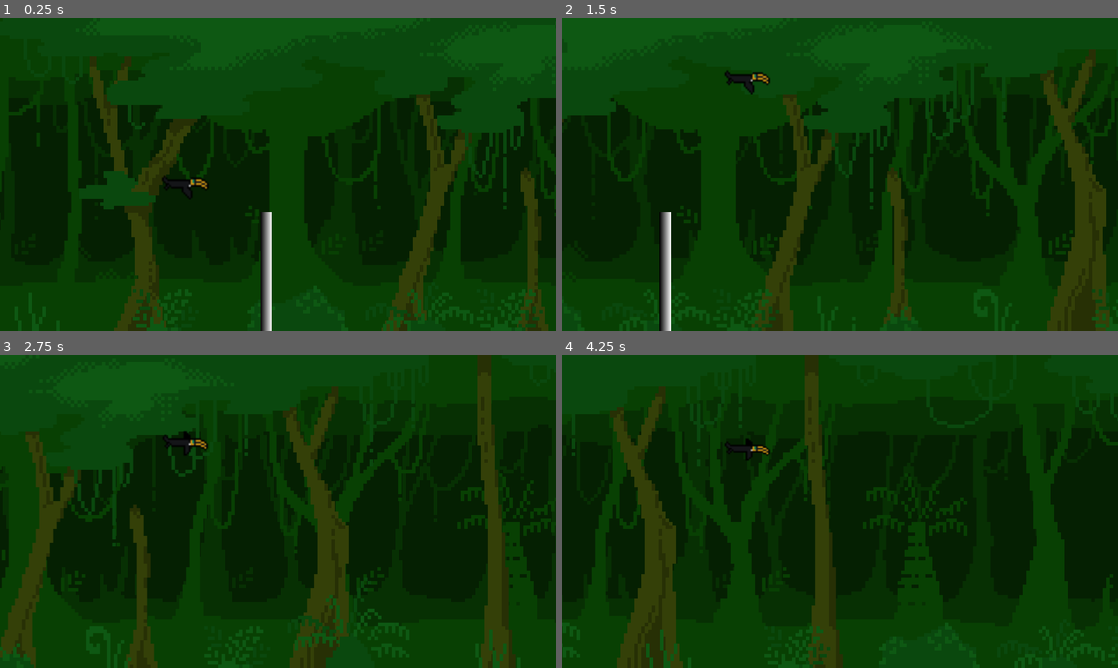
Above: before the commit, frames 1-4 (two rows, left to right).
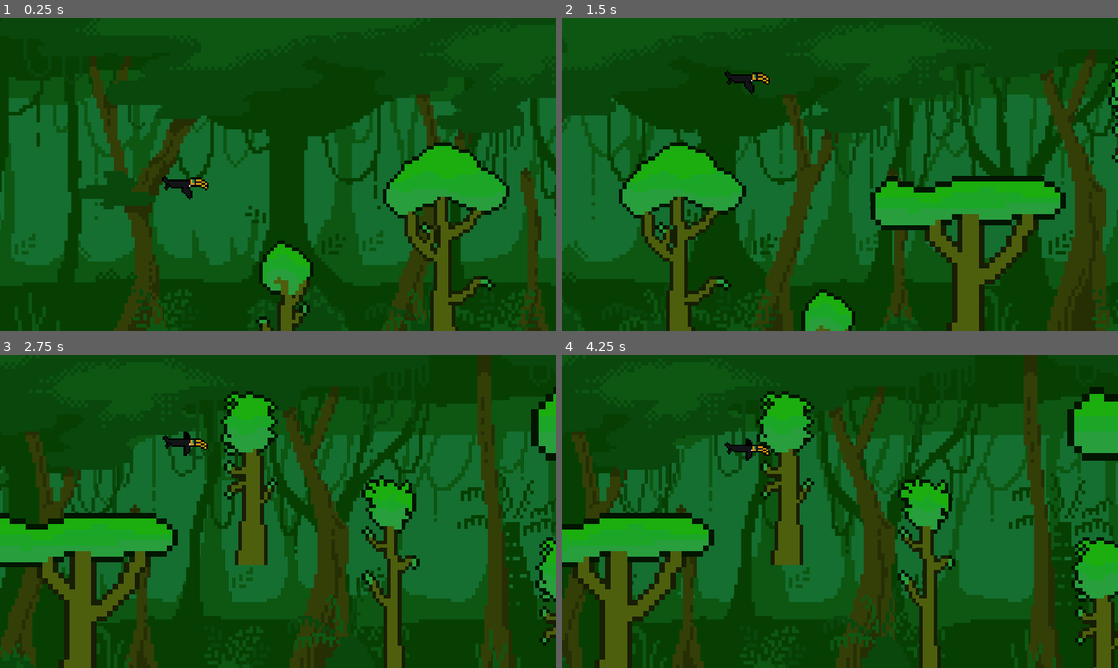
Above: after the commit, the same moments.

Repository: FaunaPolaris/birdGameJam
Game: Godot game, scene res://scenes/world.tscn
Same seed, same stepped clock (60 frames per second), same inputs: the game is played once before the commit and once after it.
Inputs:
- Up to frame 1 (0.25 s): no input
- Up to frame 2 (1.5 s): hold Up (ui_up) 0.53-1.28 s; hold Down (ui_down) from 1.28 s (still down)
- Up to frame 3 (2.75 s): release Down (ui_down) at 2.03 s; hold Up (ui_up) from 2.03 s (still down)
- Up to frame 4 (4.25 s): release Up (ui_up) at 3.53 s; hold Down (ui_down) from 3.53 s (still down)

The runs differ from the first frame. In frame 1, 44% of the frame differs, in the area x 0-100%, y 16-100%; in frame 2, 43%; in frame 3, 45%; in frame 4, 66%, in the area x 0-100%, y 0-100%.

Commit message:
+ AnimatedSprite2D in player

Diff:
--- a/project.godot
+++ b/project.godot
@@ -25,3 +25,4 @@
 
 renderer/rendering_method="gl_compatibility"
 renderer/rendering_method.mobile="gl_compatibility"
+viewport/hdr_2d=true
--- /dev/null
+++ b/scenes/Tree_medium.tscn
@@ -0,0 +1,22 @@
+[gd_scene load_steps=3 format=3 uid="uid://dweqg0vildqbp"]
+
+[ext_resource type="Texture2D" uid="uid://d184nyh4nb8ov" path="res://assets/trees/arvore 48px.png" id="1_fptpw"]
+
+[sub_resource type="CapsuleShape2D" id="CapsuleShape2D_8olss"]
+radius = 80.0
+height = 208.0
+
+[node name="Node2D" type="Node2D"]
+
+[node name="Area" type="Area2D" parent="."]
+
+[node name="Sprite2D" type="Sprite2D" parent="Area"]
+z_index = -1
+texture_filter = 1
+position = Vector2(9.09495e-13, 784)
+scale = Vector2(12.5, 12.5)
+texture = ExtResource("1_fptpw")
+
+[node name="CollisionShape2D" type="CollisionShape2D" parent="Area"]
+position = Vector2(0, 600)
+shape = SubResource("CapsuleShape2D_8olss")
--- a/scenes/obstacleTest.tscn
+++ b/scenes/obstacleTest.tscn
@@ -1,21 +1,42 @@
-[gd_scene load_steps=4 format=3 uid="uid://dweqg0vildqbp"]
+[gd_scene load_steps=6 format=3 uid="uid://bj7xnlqq8g02d"]
 
-[sub_resource type="RectangleShape2D" id="RectangleShape2D_75opv"]
-size = Vector2(40, 550)
-
-[sub_resource type="Gradient" id="Gradient_mveuh"]
-
-[sub_resource type="GradientTexture1D" id="GradientTexture1D_kie8v"]
-gradient = SubResource("Gradient_mveuh")
+[ext_resource type="PackedScene" uid="uid://dweqg0vildqbp" path="res://scenes/Tree_medium.tscn" id="1_ktmu7"]
+[ext_resource type="PackedScene" uid="uid://20tdqfuhuwpo" path="res://scenes/tree_short.tscn" id="2_yc16e"]
+[ext_resource type="PackedScene" uid="uid://d2yyhsddvbdhx" path="res://scenes/tree_broccoli.tscn" id="3_hopdp"]
+[ext_resource type="PackedScene" uid="uid://cwcjyrbb0ifll" path="res://scenes/tree_large.tscn" id="4_mue6k"]
+[ext_resource type="PackedScene" uid="uid://b0q6ja517rcu3" path="res://scenes/tree_tall.tscn" id="5_ghx33"]
 
 [node name="Node2D" type="Node2D"]
+position = Vector2(576, 0)
 
-[node name="Area" type="Area2D" parent="."]
+[node name="mid" parent="." instance=ExtResource("1_ktmu7")]
+position = Vector2(2312, -488)
 
-[node name="CollisionShape2D" type="CollisionShape2D" parent="Area"]
-position = Vector2(8, 810)
-shape = SubResource("RectangleShape2D_75opv")
+[node name="mid2" parent="." instance=ExtResource("1_ktmu7")]
+position = Vector2(3400, 16)
 
-[node name="Sprite2D" type="Sprite2D" parent="Area/CollisionShape2D"]
-scale = Vector2(0.15625, 536)
-texture = SubResource("GradientTexture1D_kie8v")
+[node name="short" parent="." instance=ExtResource("2_yc16e")]
+position = Vector2(184, 80)
+
+[node name="short3" parent="." instance=ExtResource("2_yc16e")]
+position = Vector2(5072, 72)
+
+[node name="short2" parent="." instance=ExtResource("2_yc16e")]
+position = Vector2(1240, 248)
+
+[node name="broccoli" parent="." instance=ExtResource("3_hopdp")]
+position = Vector2(736, 0)
+
+[node name="broccoli2" parent="." instance=ExtResource("3_hopdp")]
+position = Vector2(4536, 8)
+
+[node name="large" parent="." instance=ExtResource("4_mue6k")]
+position = Vector2(1728, -440)
+scale = Vector2(1.5, 1.5)
+
+[node name="large2" parent="." instance=ExtResource("4_mue6k")]
+position = Vector2(3744, -1184)
+scale = Vector2(2.04, 2.04)
+
+[node name="Node2D" parent="." instance=ExtResource("5_ghx33")]
+position = Vector2(2800, 0)
--- a/scenes/player.tscn
+++ b/scenes/player.tscn
@@ -1,6 +1,9 @@
-[gd_scene load_steps=6 format=3 uid="uid://b1lhjk031rhsr"]
+[gd_scene load_steps=15 format=3 uid="uid://b1lhjk031rhsr"]
 
 [ext_resource type="Texture2D" uid="uid://lx24nyyfhq3n" path="res://assets/tucano.png" id="1_y82w8"]
+[ext_resource type="Script" path="res://scripts/player.gd" id="1_yte1r"]
+[ext_resource type="Shape2D" uid="uid://b1ilm2qme1l4v" path="res://scenes/player_shape.tres" id="2_3gjng"]
+[ext_resource type="Texture2D" uid="uid://bsgaehyi2s5ir" path="res://assets/tucano_idle.png" id="4_drjx0"]
 
 [sub_resource type="Animation" id="Animation_q2b5w"]
 length = 0.45
@@ -28,6 +31,18 @@
 "transitions": PackedFloat32Array(1),
 "update": 0,
 "values": [Vector2(1, 1)]
+}
+tracks/2/type = "value"
+tracks/2/imported = false
+tracks/2/enabled = true
+tracks/2/path = NodePath("Sprite2D:texture")
+tracks/2/interp = 1
+tracks/2/loop_wrap = true
+tracks/2/keys = {
+"times": PackedFloat32Array(0),
+"transitions": PackedFloat32Array(1),
+"update": 1,
+"values": [ExtResource("1_y82w8")]
 }
 
 [sub_resource type="Animation" id="Animation_hiayk"]
@@ -59,19 +74,81 @@
 "values": [Vector2(1, 1), Vector2(1, 0.9), Vector2(1, 1.1), Vector2(1.1, 1), Vector2(1, 1.1)]
 }
 
+[sub_resource type="Animation" id="Animation_ofpsv"]
+resource_name = "idle"
+tracks/0/type = "value"
+tracks/0/imported = false
+tracks/0/enabled = true
+tracks/0/path = NodePath("Sprite2D:texture")
+tracks/0/interp = 1
+tracks/0/loop_wrap = true
+tracks/0/keys = {
+"times": PackedFloat32Array(0),
+"transitions": PackedFloat32Array(1),
+"update": 1,
+"values": [ExtResource("1_y82w8")]
+}
+
 [sub_resource type="AnimationLibrary" id="AnimationLibrary_2gbmf"]
 _data = {
 "RESET": SubResource("Animation_q2b5w"),
-"flying": SubResource("Animation_hiayk")
+"flying": SubResource("Animation_hiayk"),
+"idle": SubResource("Animation_ofpsv")
 }
 
-[sub_resource type="CapsuleShape2D" id="CapsuleShape2D_kdch8"]
-radius = 2.5
-height = 22.0
+[sub_resource type="AtlasTexture" id="AtlasTexture_sqttu"]
+atlas = ExtResource("1_y82w8")
+region = Rect2(0, 0, 32, 16)
+
+[sub_resource type="AtlasTexture" id="AtlasTexture_0av0p"]
+atlas = ExtResource("1_y82w8")
+region = Rect2(0, 16, 32, 16)
+
+[sub_resource type="AtlasTexture" id="AtlasTexture_ygg0x"]
+atlas = ExtResource("1_y82w8")
+region = Rect2(0, 32, 32, 16)
+
+[sub_resource type="AtlasTexture" id="AtlasTexture_t35pc"]
+atlas = ExtResource("4_drjx0")
+region = Rect2(0, 0, 32, 16)
+
+[sub_resource type="AtlasTexture" id="AtlasTexture_hyd3a"]
+atlas = ExtResource("4_drjx0")
+region = Rect2(0, 16, 32, 16)
+
+[sub_resource type="SpriteFrames" id="SpriteFrames_doni3"]
+animations = [{
+"frames": [{
+"duration": 1.0,
+"texture": SubResource("AtlasTexture_sqttu")
+}, {
+"duration": 1.0,
+"texture": SubResource("AtlasTexture_0av0p")
+}, {
+"duration": 1.0,
+"texture": SubResource("AtlasTexture_ygg0x")
+}],
+"loop": true,
+"name": &"flying",
+"speed": 5.0
+}, {
+"frames": [{
+"duration": 1.0,
+"texture": SubResource("AtlasTexture_t35pc")
+}, {
+"duration": 1.0,
+"texture": SubResource("AtlasTexture_hyd3a")
+}],
+"loop": true,
+"name": &"new_animation",
+"speed": 5.0
+}]
 
 [node name="Player" type="CharacterBody2D"]
+script = ExtResource("1_yte1r")
 
 [node name="Sprite2D" type="Sprite2D" parent="."]
+texture_filter = 1
 texture = ExtResource("1_y82w8")
 vframes = 3
 
@@ -81,7 +158,16 @@
 "": SubResource("AnimationLibrary_2gbmf")
 }
 
-[node name="CollisionShape2D" type="CollisionShape2D" parent="."]
-position = Vector2(1, -0.5)
+[node name="Area2D" type="Area2D" parent="."]
+
+[node name="CollisionShape2D" type="CollisionShape2D" parent="Area2D"]
+position = Vector2(6, -0.5)
 rotation = 1.5708
-shape = SubResource("CapsuleShape2D_kdch8")
+shape = ExtResource("2_3gjng")
+
+[node name="AnimatedSprite2D" type="AnimatedSprite2D" parent="."]
+visible = false
+sprite_frames = SubResource("SpriteFrames_doni3")
+animation = &"new_animation"
+
+[connection signal="area_entered" from="Area2D" to="." method="_on_area_2d_area_entered"]
--- /dev/null
+++ b/scenes/player_shape.tres
@@ -0,0 +1,5 @@
+[gd_resource type="CapsuleShape2D" format=3 uid="uid://b1ilm2qme1l4v"]
+
+[resource]
+radius = 2.5
+height = 10.0
--- /dev/null
+++ b/scenes/tree_broccoli.tscn
@@ -0,0 +1,24 @@
+[gd_scene load_steps=4 format=3 uid="uid://d2yyhsddvbdhx"]
+
+[ext_resource type="PackedScene" uid="uid://dweqg0vildqbp" path="res://scenes/Tree_medium.tscn" id="1_slfw0"]
+[ext_resource type="Texture2D" uid="uid://cpdwxosibhpv6" path="res://assets/trees/arvore brocolis 64px.png" id="2_0guuc"]
+
+[sub_resource type="CapsuleShape2D" id="CapsuleShape2D_levtf"]
+radius = 80.0
+height = 288.0
+
+[node name="Node2D" instance=ExtResource("1_slfw0")]
+
+[node name="Sprite2D" parent="Area" index="0"]
+position = Vector2(0, 688)
+texture = ExtResource("2_0guuc")
+
+[node name="CollisionShape2D" parent="Area" index="1"]
+position = Vector2(-72, 424)
+rotation = 0.837758
+shape = SubResource("CapsuleShape2D_levtf")
+
+[node name="CollisionShape2D2" type="CollisionShape2D" parent="Area" index="2"]
+position = Vector2(72, 432)
+rotation = -0.95644
+shape = SubResource("CapsuleShape2D_levtf")
--- /dev/null
+++ b/scenes/tree_large.tscn
@@ -0,0 +1,18 @@
+[gd_scene load_steps=4 format=3 uid="uid://cwcjyrbb0ifll"]
+
+[ext_resource type="PackedScene" uid="uid://dweqg0vildqbp" path="res://scenes/Tree_medium.tscn" id="1_govf5"]
+[ext_resource type="Texture2D" uid="uid://bt6fis6pn8agf" path="res://assets/trees/arvore longa 36px.png" id="2_sy3t1"]
+
+[sub_resource type="CapsuleShape2D" id="CapsuleShape2D_xy2ot"]
+radius = 56.0
+height = 432.0
+
+[node name="Node2D" instance=ExtResource("1_govf5")]
+
+[node name="Sprite2D" parent="Area" index="0"]
+texture = ExtResource("2_sy3t1")
+
+[node name="CollisionShape2D" parent="Area" index="1"]
+position = Vector2(0, 632)
+rotation = 1.5708
+shape = SubResource("CapsuleShape2D_xy2ot")
--- /dev/null
+++ b/scenes/tree_short.tscn
@@ -0,0 +1,17 @@
+[gd_scene load_steps=4 format=3 uid="uid://20tdqfuhuwpo"]
+
+[ext_resource type="PackedScene" uid="uid://dweqg0vildqbp" path="res://scenes/Tree_medium.tscn" id="1_isnl4"]
+[ext_resource type="Texture2D" uid="uid://c48y20m3l3ues" path="res://assets/trees/arvore 36px.png" id="2_odt6c"]
+
+[sub_resource type="CapsuleShape2D" id="CapsuleShape2D_k2v5h"]
+radius = 80.0
+height = 176.0
+
+[node name="Node2D" instance=ExtResource("1_isnl4")]
+
+[node name="Sprite2D" parent="Area" index="0"]
+texture = ExtResource("2_odt6c")
+
+[node name="CollisionShape2D" parent="Area" index="1"]
+position = Vector2(0, 656)
+shape = SubResource("CapsuleShape2D_k2v5h")
--- /dev/null
+++ b/scenes/tree_tall.tscn
@@ -0,0 +1,18 @@
+[gd_scene load_steps=4 format=3 uid="uid://b0q6ja517rcu3"]
+
+[ext_resource type="PackedScene" uid="uid://dweqg0vildqbp" path="res://scenes/Tree_medium.tscn" id="1_tqy30"]
+[ext_resource type="Texture2D" uid="uid://ciwoloodho08i" path="res://assets/trees/arvore 64px.png" id="2_lh0ot"]
+
+[sub_resource type="CapsuleShape2D" id="CapsuleShape2D_ep8b0"]
+radius = 72.0
+height = 176.0
+
+[node name="Node2D" instance=ExtResource("1_tqy30")]
+
+[node name="Sprite2D" parent="Area" index="0"]
+position = Vector2(0, 688)
+texture = ExtResource("2_lh0ot")
+
+[node name="CollisionShape2D" parent="Area" index="1"]
+position = Vector2(0, 392)
+shape = SubResource("CapsuleShape2D_ep8b0")
--- a/scenes/world.tscn
+++ b/scenes/world.tscn
@@ -1,9 +1,8 @@
-[gd_scene load_steps=5 format=3 uid="uid://cayquqslgrhn1"]
+[gd_scene load_steps=4 format=3 uid="uid://cayquqslgrhn1"]
 
 [ext_resource type="Script" path="res://scripts/world.gd" id="1_78c34"]
 [ext_resource type="PackedScene" uid="uid://b1lhjk031rhsr" path="res://scenes/player.tscn" id="2_6yh38"]
 [ext_resource type="PackedScene" uid="uid://uywg3xek8ju3" path="res://scenes/background.tscn" id="3_smyhh"]
-[ext_resource type="Script" path="res://scripts/player.gd" id="4_deup2"]
 
 [node name="World" type="Node2D"]
 script = ExtResource("1_78c34")
@@ -12,6 +11,5 @@
 
 [node name="Player" parent="." instance=ExtResource("2_6yh38")]
 scale = Vector2(6, 6)
-script = ExtResource("4_deup2")
 
 [node name="Camera2D" type="Camera2D" parent="."]
--- a/scripts/player.gd
+++ b/scripts/player.gd
@@ -44,3 +44,7 @@
 		#position.y -= move
 	#if Input.is_action_pressed("ui_down") && position.y != maxPos:
 		#position.y += move
+
+
+func _on_area_2d_area_entered(area):
+	get_parent().game_over() # Replace with function body.
--- a/scripts/world.gd
+++ b/scripts/world.gd
@@ -16,24 +16,30 @@
 	new_game()
 
 func new_game():
+	randomize_obstacles()
+	$Player.position = PLAYER_START_POS
+	$Player.velocity = Vector2i(0, 0)
+	$Camera2D.position = CAM_START_POS
+# Called every frame. 'delta' is the elapsed time since the previous frame.
+
+func randomize_obstacles():
 	var obstacle_instance = obstacle.instantiate()
 	obstacle_instance.position.x = 1024
 	obstacle_instance.position.y = 128
 	add_child(obstacle_instance)
 	instances.append(obstacle_instance)
-	$Player.position = PLAYER_START_POS
-	$Player.velocity = Vector2i(0, 0)
-	$Camera2D.position = CAM_START_POS
-# Called every frame. 'delta' is the elapsed time since the previous frame.
+
+func game_over():
+	set_process(false)
 
 func _process(delta):
 	player_speed = START_SPEED
 	environment_speed = START_SPEED * .5
 
-	for tree in instances:
-		tree.position.x += environment_speed
-		if tree.get_node("Area").has_overlapping_bodies():
-			set_process(not is_processing())
+	#for tree in instances:
+		#tree.position.x += environment_speed
+		#if tree.get_node("Area").has_overlapping_bodies():
+			#set_process(not is_processing())
 
 	$Player.position.x += player_speed
 	$Camera2D.position.x += player_speed
Binary file changed: assets/Parallax4.png
Binary file added: assets/trees/arvore 36px.png
Not shown, added: assets/trees/arvore 36px.png.import
Binary file added: assets/trees/arvore 48px.png
Not shown, added: assets/trees/arvore 48px.png.import
Binary file added: assets/trees/arvore 64px.png
Not shown, added: assets/trees/arvore 64px.png.import
Binary file added: assets/trees/arvore brocolis 64px.png
Not shown, added: assets/trees/arvore brocolis 64px.png.import
Binary file added: assets/trees/arvore longa 36px.png
Not shown, added: assets/trees/arvore longa 36px.png.import
Binary file added: assets/tucano_idle.png
(and 1 more such lines)
